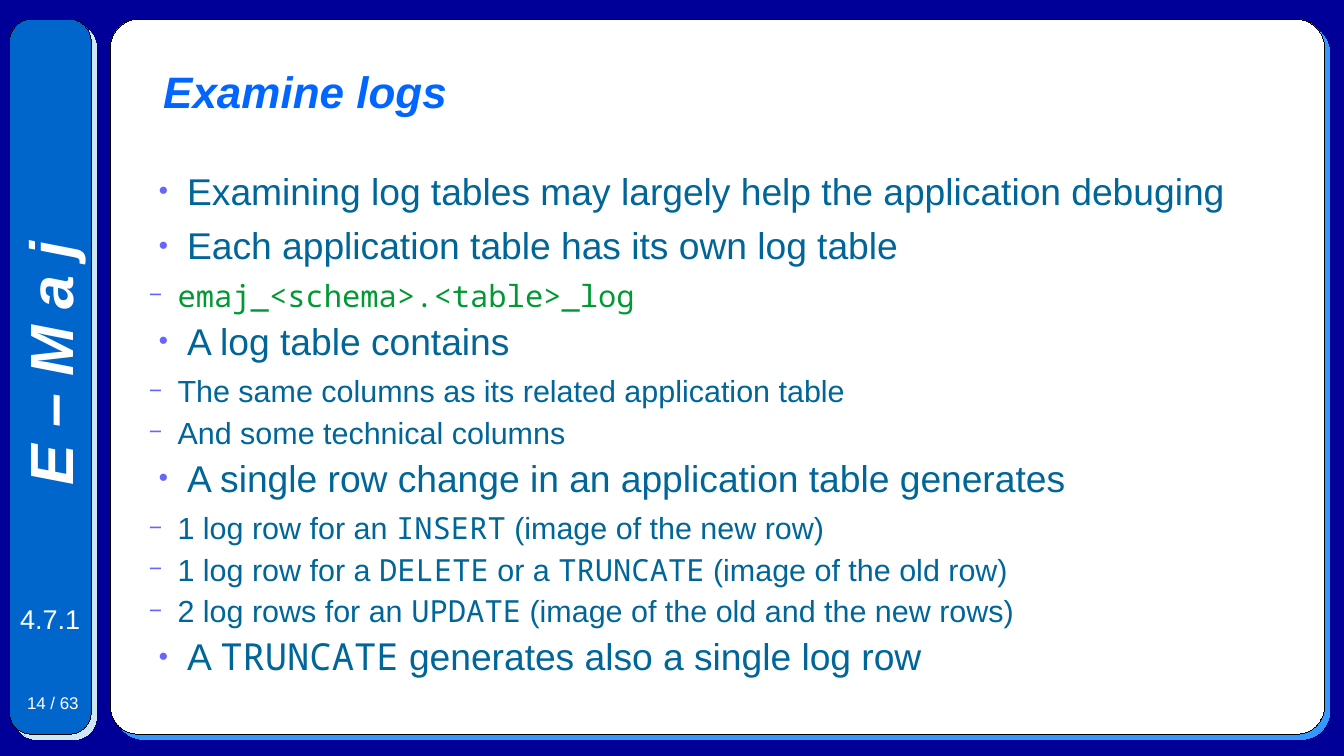
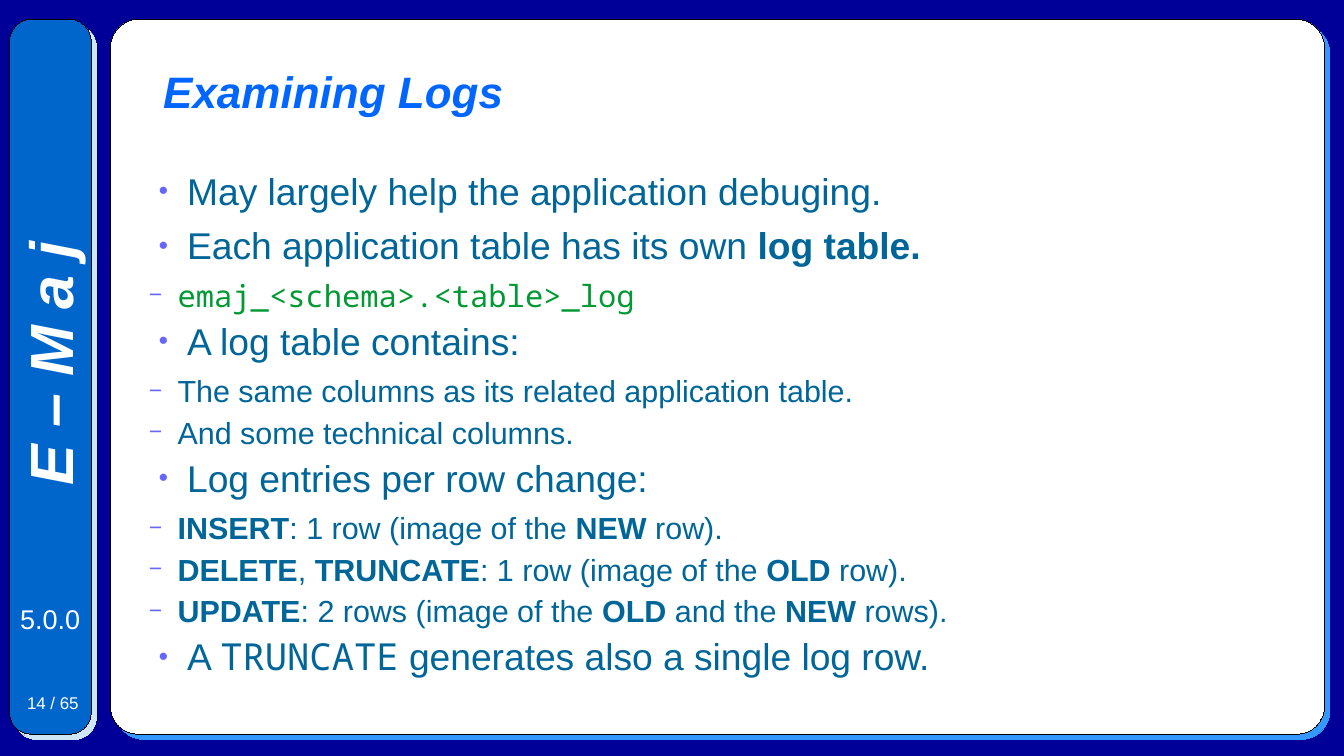
Before and after one commit to beaud76/emaj_doc, a slide deck: slide 14 of Emaj.devel_pres_en.odp. Drawn at 1344x756 pixels with LibreOffice and Linux fonts; fonts in the diff are those of the drawing. Boxes give left, top, right and bottom in pixels: in the first picture for what was removed or moved away, otherwise in the second. Text is boxed around its words. In the diff, an @@ line names an element or a change of style, - is before the commit and + after.

```diff
--- a/Emaj.devel_pres_en.odp
+++ b/Emaj.devel_pres_en.odp
@@ title at bbox=[163, 76, 503, 117]: text changed @@
-Examine logs
+Examining Logs
@@ text at bbox=[187, 178, 921, 267]: text changed @@
-● Examining log tables may largely help the application debuging
-● Each application table has its own log table
+● May largely help the application debuging.
+● Each application table has its own log table.
@@ text at bbox=[178, 328, 948, 678]: text changed @@
-● A log table contains
-  − The same columns as its related application table
-  − And some technical columns
-● A single row change in an application table generates
-  − 1 log row for an INSERT (image of the new row)
-  − 1 log row for a DELETE or a TRUNCATE (image of the old row)
-  − 2 log rows for an UPDATE (image of the old and the new rows)
-● A TRUNCATE generates also a single log row
+● A log table contains:
+  − The same columns as its related application table.
+  − And some technical columns.
+● Log entries per row change:
+  − INSERT: 1 row (image of the NEW row).
+  − DELETE, TRUNCATE: 1 row (image of the OLD row).
+  − UPDATE: 2 rows (image of the OLD and the NEW rows).
+● A TRUNCATE generates also a single log row.
@@ text at bbox=[20, 610, 80, 630]: text changed @@
-4.7.1
+5.0.0
@@ page number at bbox=[27, 697, 79, 709]: text changed @@
-14 / 63
+14 / 65
```
Also in this commit, not shown: 60 other slides changed, 4 slides added, 2 slides removed, 7 other files.
